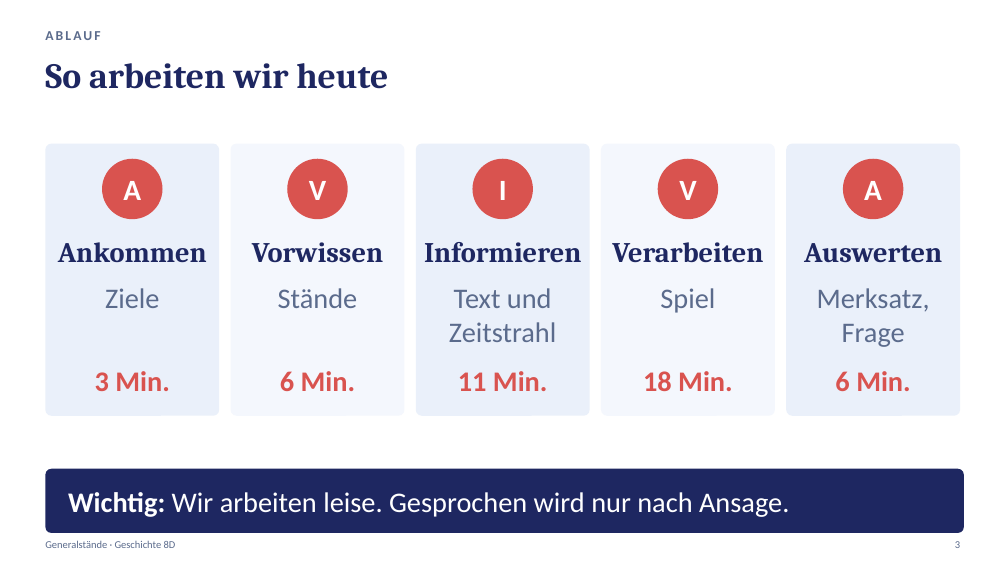
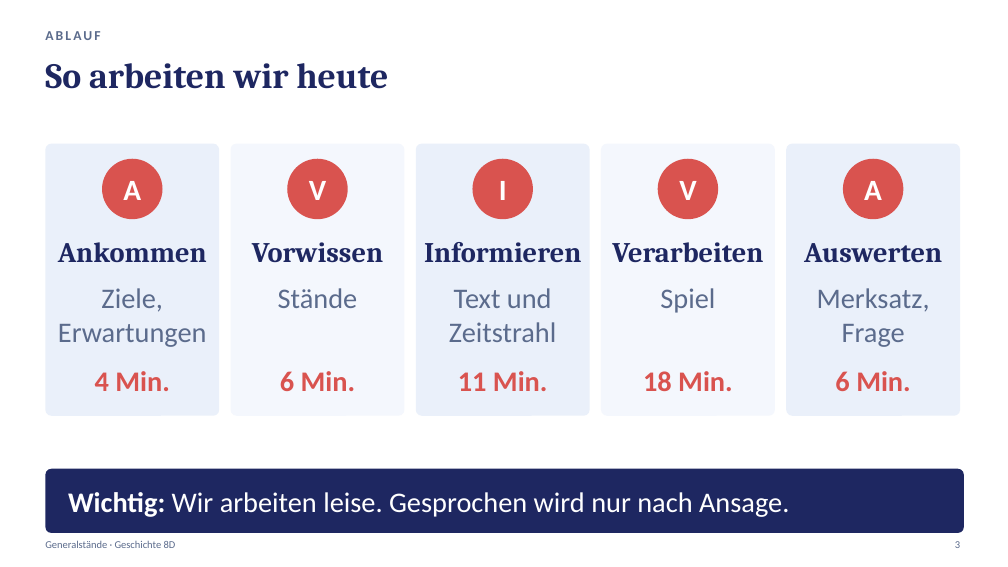
Before and after one commit to golzkonstantin-gif/Schule, a slide deck: slide 3 of Geschichte_8D/Generalstaende/Praesentation_Generalstaende_8D.pptx. Drawn at 1008x567 pixels with LibreOffice and Linux fonts; fonts in the diff are those of the drawing. Boxes give left, top, right and bottom in pixels: in the first picture for what was removed or moved away, otherwise in the second. Text is boxed around its words. In the diff, an @@ line names an element or a change of style, - is before the commit and + after.

```diff
--- a/Geschichte_8D/Generalstaende/Praesentation_Generalstaende_8D.pptx
+++ b/Geschichte_8D/Generalstaende/Praesentation_Generalstaende_8D.pptx
@@ text at bbox=[58, 288, 207, 347]: text changed @@
-Ziele
+Ziele, Erwartungen
@@ text at bbox=[95, 371, 169, 391]: text changed @@
-3 Min.
+4 Min.
```
Also in this commit, not shown: 15 other slides changed, 1 slide added, 9 other files.
